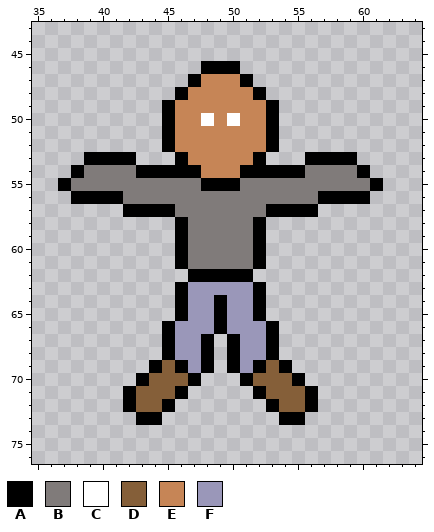
Two states of a sprite sheet, assets/pop/bubble_animation_pop9.png. The picture above was drawn from the file before the commit.
The file is 100x100 pixels. Shown: x 35..64, y 43..76.
Palette (. is transparent): A #000000  B #807b7a  C #ffffff  D #855f39  E #c68556  F #9a97b9
Pixels before, first column x 37:
46 ...........AAA...........
47 ..........AEEEA..........
48 .........AEEEEEA.........
49 ........AEEEEEEEA........
50 ........AEECECEEA........
51 ........AEEEEEEEA........
52 ........AEEEEEEEA........
53 ..AAAA...AEEEEEA...AAAA..
54 .ABBBBAAAAAEEEAAAAABBBBA.
55 ABBBBBBBBBBAAABBBBBBBBBBA
56 .AAAABBBBBBBBBBBBBBBAAAA.
57 .....AAAABBBBBBBAAAA.....
58 .........ABBBBBA.........
59 .........ABBBBBA.........
60 .........ABBBBBA.........
61 .........ABBBBBA.........
62 ..........AAAAA..........
63 .........AFFFFFA.........
64 .........AFFAFFA.........
65 .........AFFAFFA.........
66 ........AFFFAFFFA........
67 ........AFFA.AFFA........
68 ........AFFA.AFFA........
69 .......ADAFA.AFADA.......
70 ......ADDDA...ADDDA......
71 .....ADDDA.....ADDDA.....
72 .....ADDA.......ADDA.....
73 ......AA.........AA......
The same view after the edit:
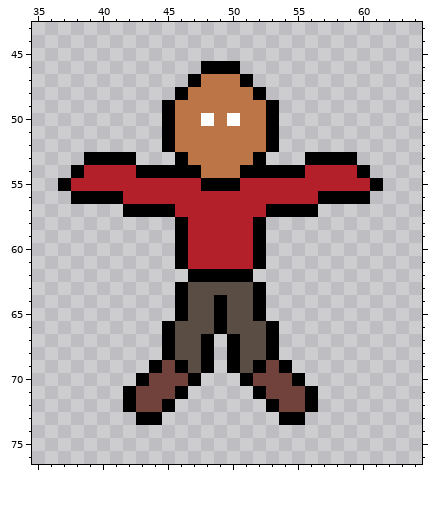
The exact change:
{"colour":"B","old":"#807b7a","new":"#b4202a"}
{"colour":"D","old":"#855f39","new":"#71413b"}
{"colour":"E","old":"#c68556","new":"#bb7547"}
{"colour":"F","old":"#9a97b9","new":"#5a4e44"}
